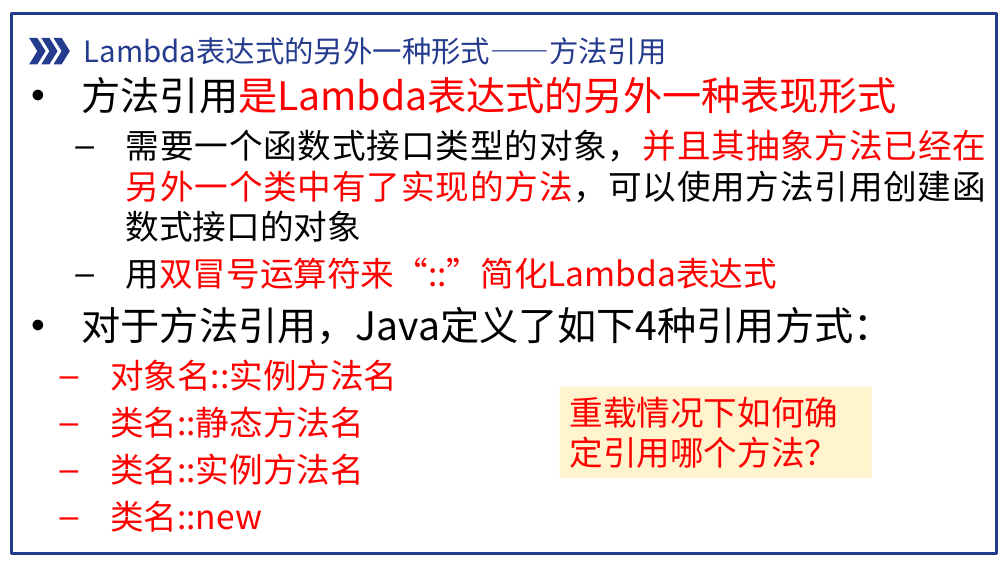
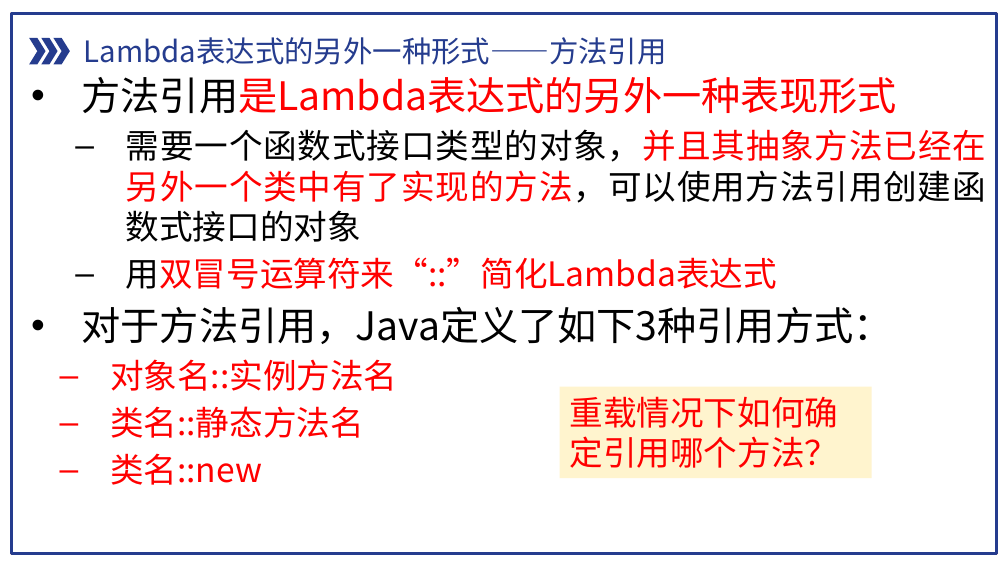
Before and after one commit to pdcxs/java-class-material, a slide deck: slide 28 of slides/08-Java面向对象编程-注解-反射-内部类-匿名内部类与Lambda表达式.pptx. Drawn at 1008x567 pixels with LibreOffice and Linux fonts; fonts in the diff are those of the drawing. Boxes give left, top, right and bottom in pixels: in the first picture for what was removed or moved away, otherwise in the second. Text is boxed around its words. In the diff, an @@ line names an element or a change of style, - is before the commit and + after.

```diff
--- a/slides/08-Java面向对象编程-注解-反射-内部类-匿名内部类与Lambda表达式.pptx
+++ b/slides/08-Java面向对象编程-注解-反射-内部类-匿名内部类与Lambda表达式.pptx
@@ text at [82, 307, 893, 344]: text changed @@
-• 对于方法引用，Java定义了如下4种引用方式：
+• 对于方法引用，Java定义了如下3种引用方式：
@@ text at [110, 453, 364, 485]: paragraph removed @@
-– 类名::实例方法名
```
Also in this commit, not shown: 6 other slides changed, 4 slides added, 38 other files.
